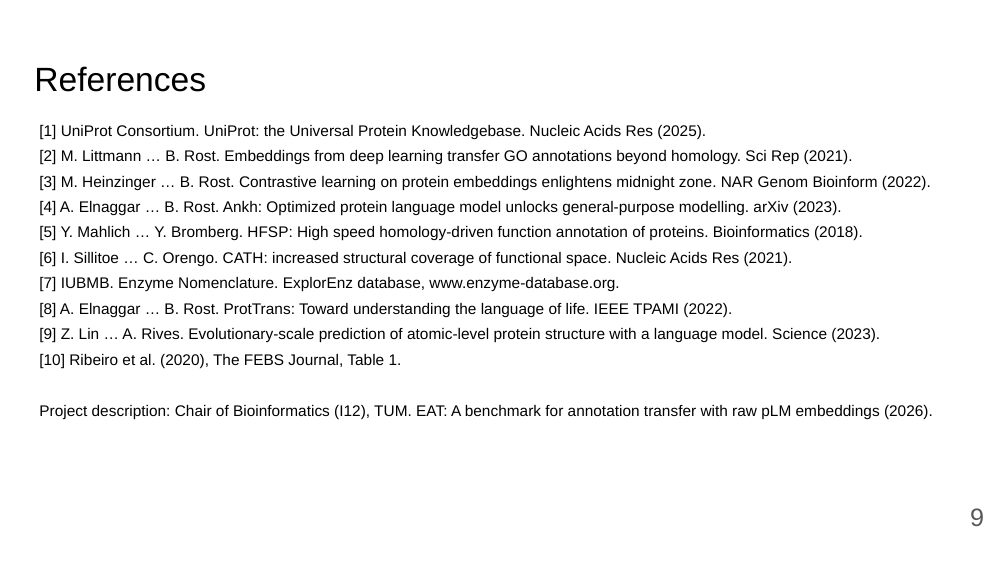
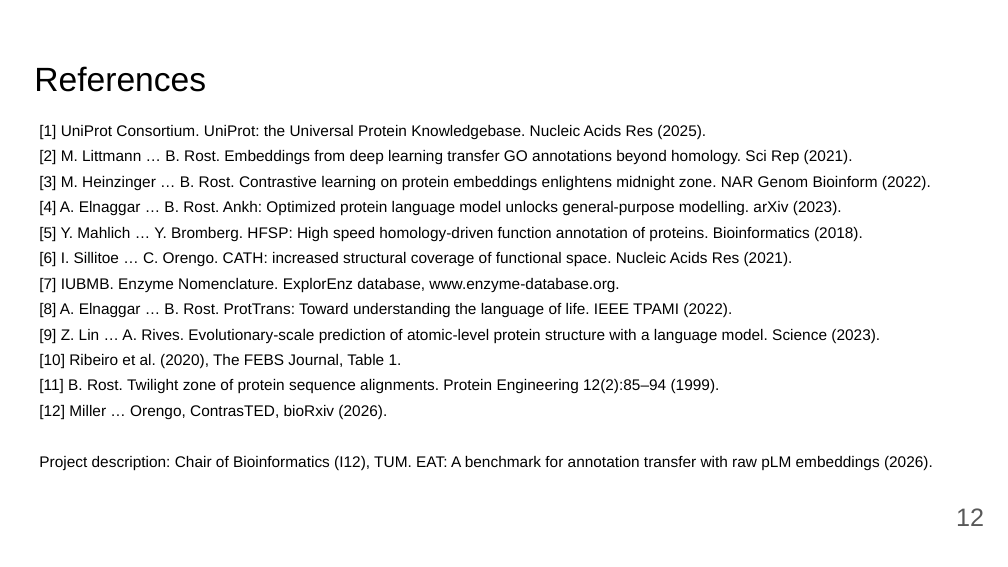
Before and after one commit to Pollysoma/protein-prediction-project-2, a slide deck: slide 12 of presentation/2026-11-02_pitch.pptx (slide 9 before the commit). Drawn at 1008x567 pixels with LibreOffice and Linux fonts; fonts in the diff are those of the drawing. Boxes give left, top, right and bottom in pixels: in the first picture for what was removed or moved away, otherwise in the second. Text is boxed around its words. In the diff, an @@ line names an element or a change of style, - is before the commit and + after.

```diff
--- a/presentation/2026-11-02_pitch.pptx
+++ b/presentation/2026-11-02_pitch.pptx
@@ text at (39, 379, 720, 420): paragraphs added @@
+[11] B. Rost. Twilight zone of protein sequence alignments. Protein Engineering 12(2):85–94 (1999).
+[12] Miller … Orengo, ContrasTED, bioRxiv (2026).
@@ page number at (956, 508, 984, 526): text changed @@
-9
+12
```
Also in this commit, not shown: 1 other slide changed, 4 slides added, 1 slide removed, 1 other file.
